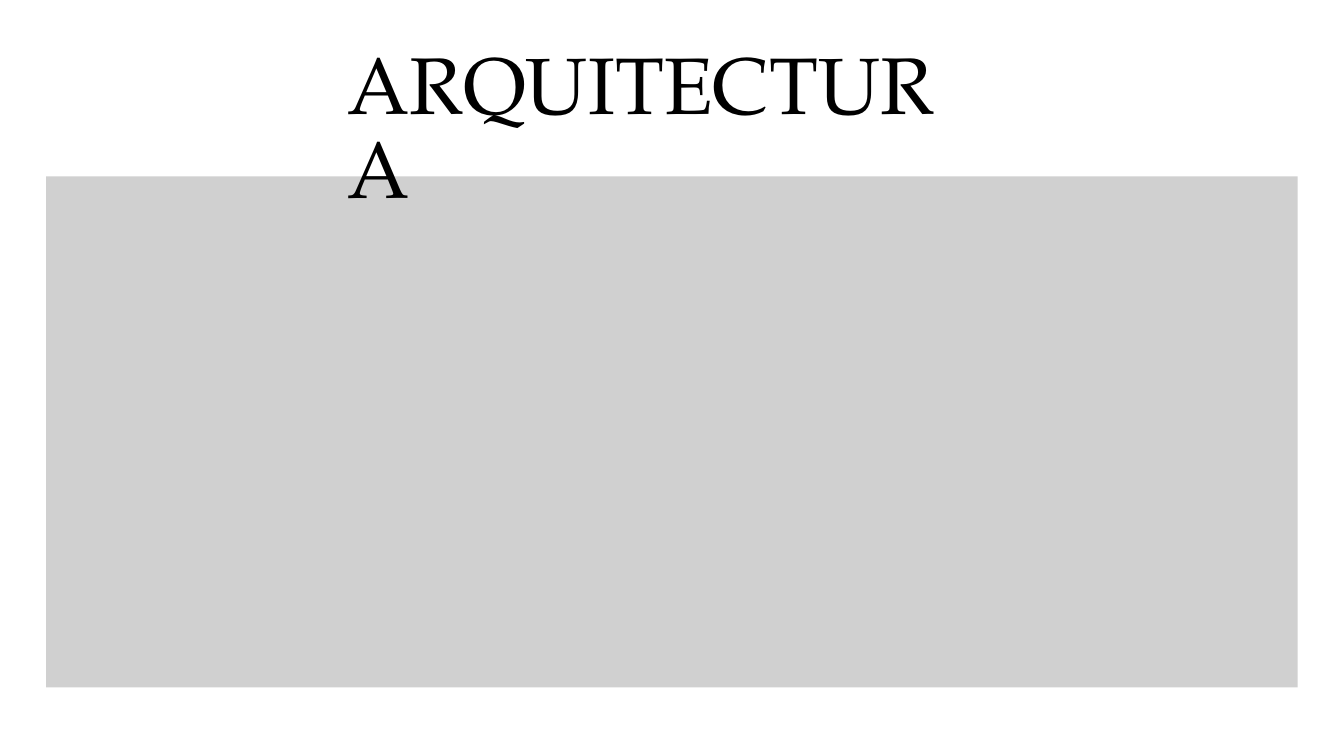
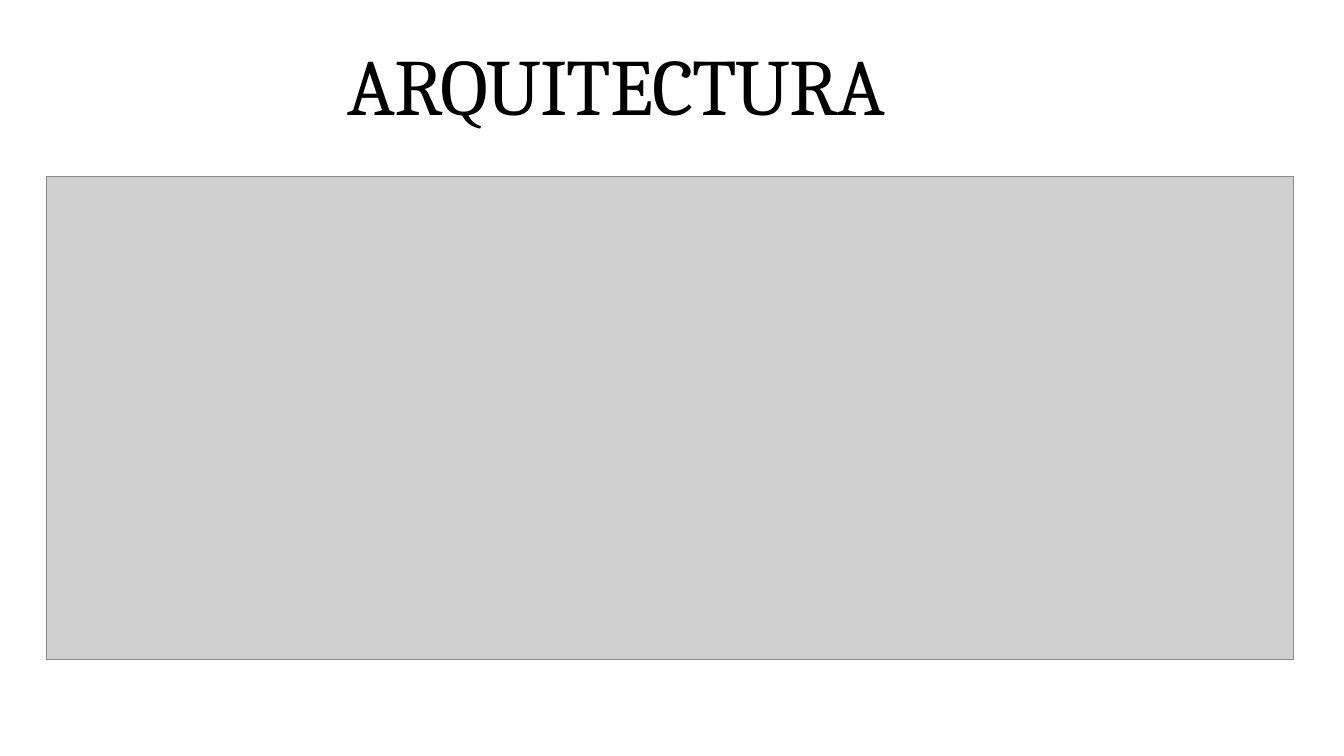
Before and after one commit to slashmagma/Proyecto_Optimisacion_MANANI-, a slide deck: slide 11 of fase 1/Evidencias_Grupales/Presentacíon Proyecto.pptx (slide 10 before the commit). Drawn at 1344x756 pixels with LibreOffice and Linux fonts; fonts in the diff are those of the drawing; grey boxes stand for pictures. Boxes give left, top, right and bottom in pixels: in the first picture for what was removed or moved away, otherwise in the second. Text is boxed around its words. In the diff, an @@ line names an element or a change of style, - is before the commit and + after.

```diff
--- a/fase 1/Evidencias_Grupales/Presentacíon Proyecto.pptx
+++ b/fase 1/Evidencias_Grupales/Presentacíon Proyecto.pptx
@@ title "ARQUITECTURA": place and size @@
-title "ARQUITECTURA" at box(347, 47, 997, 134)
+title "ARQUITECTURA" at box(347, 61, 885, 129)
@@ title "ARQUITECTURA" at box(347, 61, 885, 129): size 85.8 to 85.5 pt, font TeX Gyre Pagella to Cambria, letter spacing 0 to -1.1 pt; indent changed; line spacing 90pt to 1; more space between paragraphs @@
@@ picture: place and size @@
-picture at box(46, 177, 1298, 687)
+picture at box(46, 177, 1294, 659)
```
Also in this commit, not shown: 19 other slides changed.
